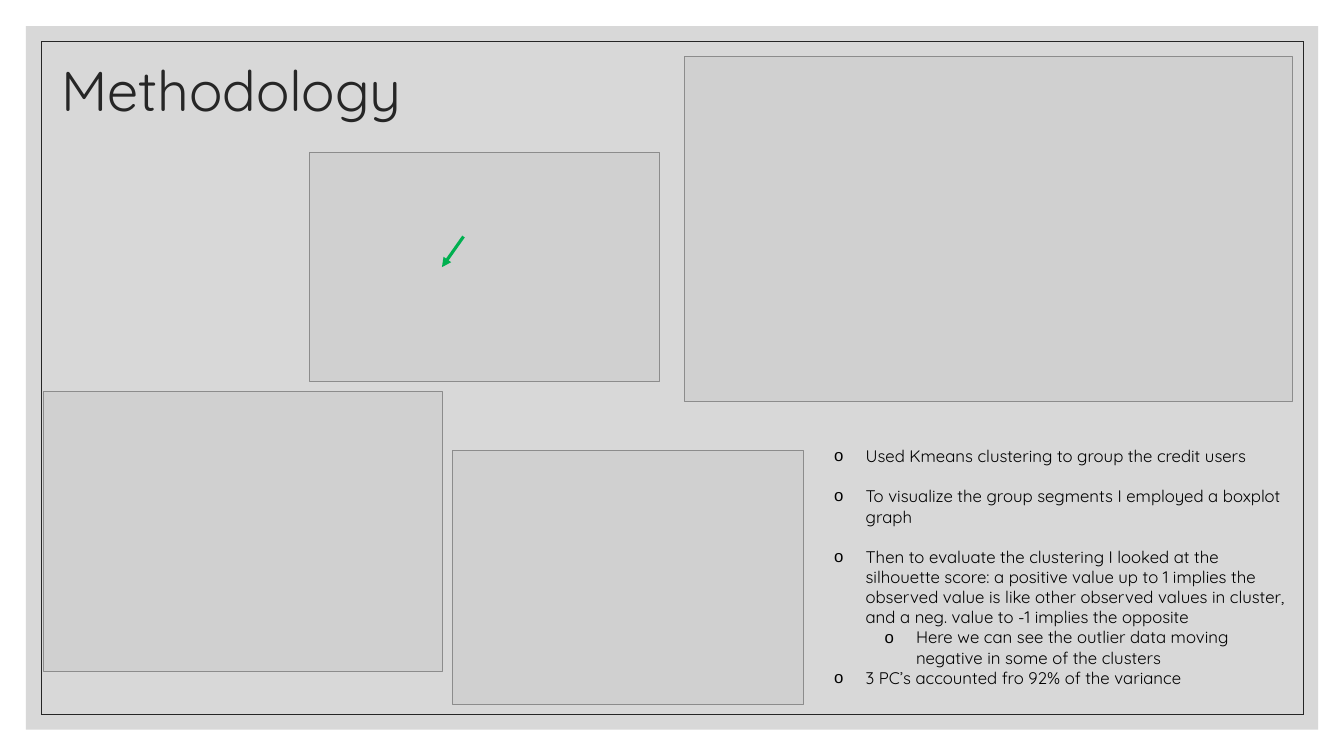
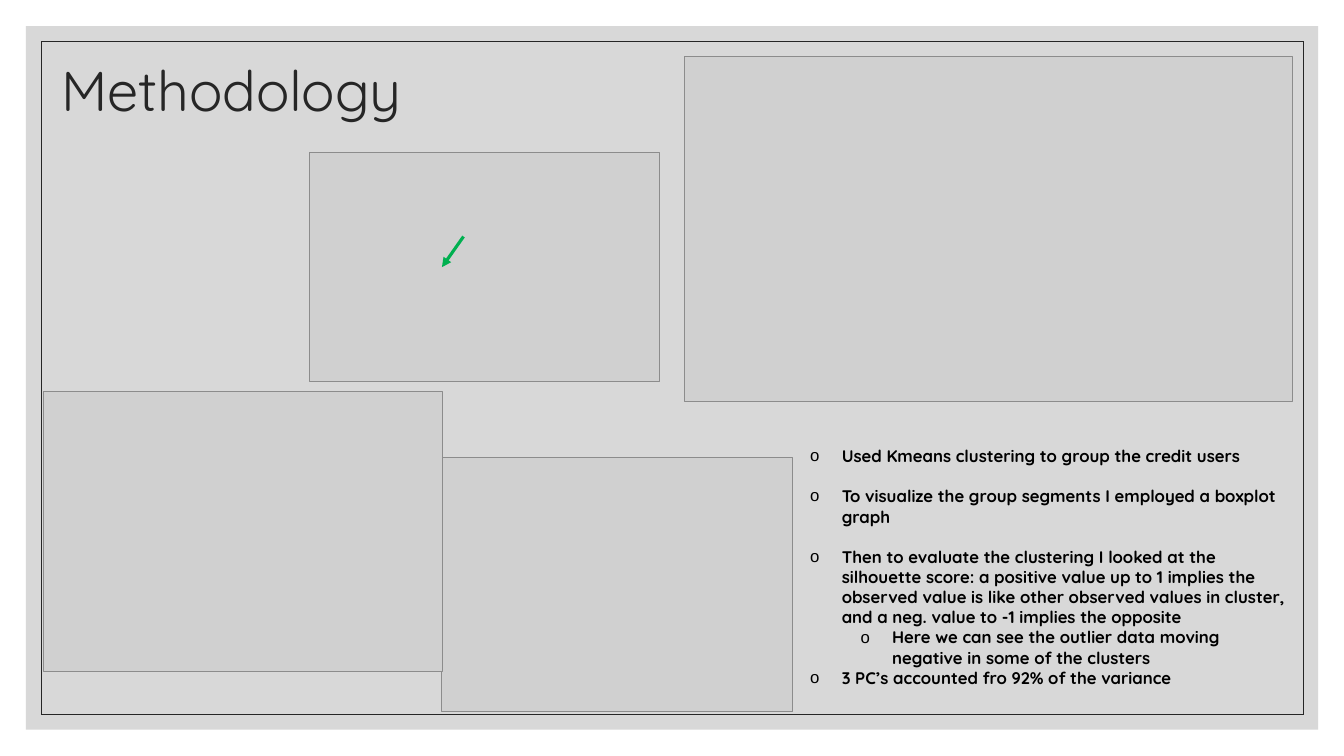
Before and after one commit to ssimmons9212/FedEX, a slide deck: slide 4 of Presentation/Fedex interview Round 2.pptx. Drawn at 1344x756 pixels with LibreOffice and Linux fonts; fonts in the diff are those of the drawing; grey boxes stand for pictures. Boxes give left, top, right and bottom in pixels: in the first picture for what was removed or moved away, otherwise in the second. Text is boxed around its words. In the diff, an @@ line names an element or a change of style, - is before the commit and + after.

```diff
--- a/Presentation/Fedex interview Round 2.pptx
+++ b/Presentation/Fedex interview Round 2.pptx
@@ text "Used Kmeans clustering to group ...": place and size @@
-text "Used Kmeans clustering to group ..." at <box>866,449,1284,684</box>
+text "Used Kmeans clustering to group ..." at <box>842,449,1284,684</box>
@@ text "Used Kmeans clustering to group ..." at <box>842,449,1284,684</box>: bold on @@
@@ picture: place and size @@
-picture at <box>453,451,804,705</box>
+picture at <box>442,457,792,711</box>
```
Also in this commit, not shown: 5 other slides changed, 1 slide added, 1 slide removed.
